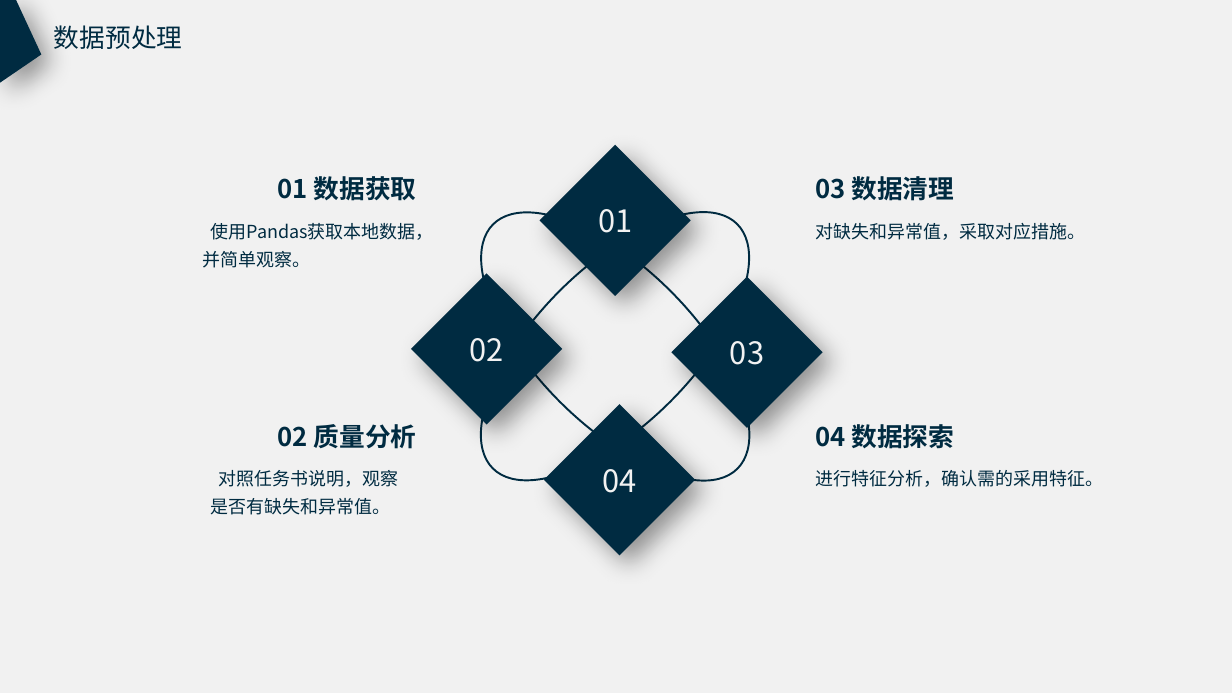
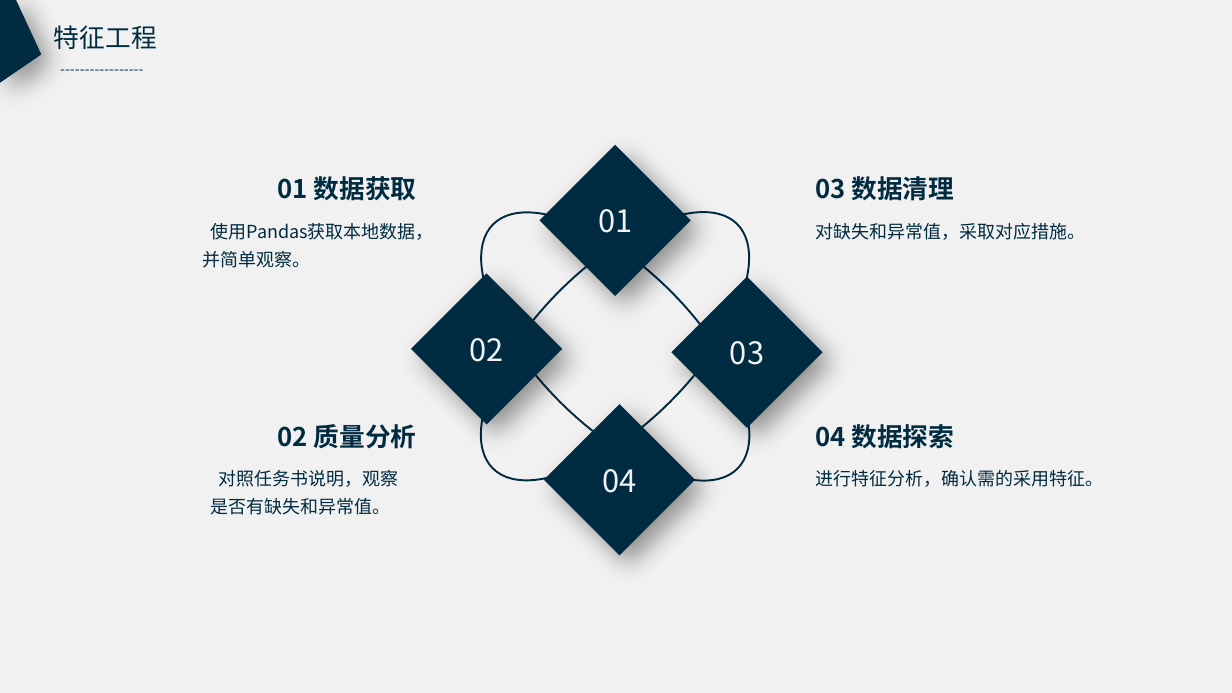
Before and after one commit to l3155/Excercise, a slide deck: slide 4 of 数据分析竞赛_张军军.pptx. Drawn at 1232x693 pixels with LibreOffice and Linux fonts; fonts in the diff are those of the drawing. Boxes give left, top, right and bottom in pixels: in the first picture for what was removed or moved away, otherwise in the second. Text is boxed around its words. In the diff, an @@ line names an element or a change of style, - is before the commit and + after.

```diff
--- a/数据分析竞赛_张军军.pptx
+++ b/数据分析竞赛_张军军.pptx
@@ text at (54, 25, 157, 49): text changed @@
-数据预处理
+特征工程
@@ text added at (45, 52, 328, 83), 11 pt, text #002B41 @@
+-----------------
```
Also in this commit, not shown: 5 other slides changed, 7 slides added, 21 slides removed.
